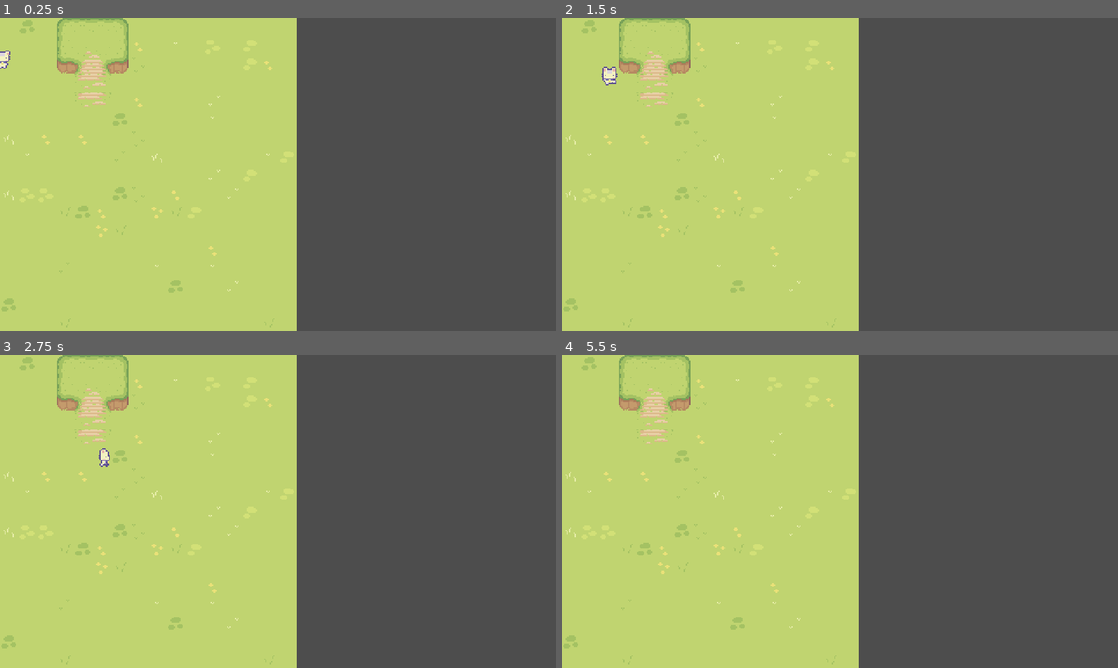
Above: before the commit, frames 1-4 (two rows, left to right).
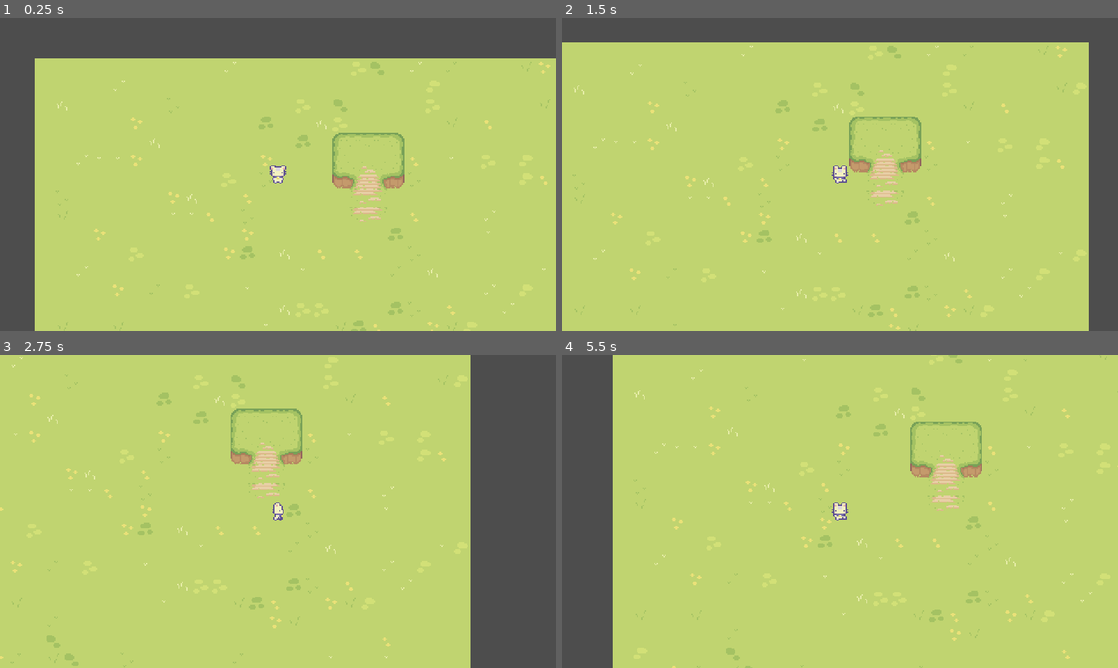
Above: after the commit, the same moments.

Repository: migauth/Bad-Farm
Game: Godot game, scene res://levels/game_level.tscn
Two runs of this game, one before a commit and one after it. Both use one fixed random seed, a clock stepped at 60 frames per second and the inputs below.
Inputs:
- Up to frame 1 (0.25 s): no input
- Up to frame 2 (1.5 s): hold D (right) 0.53-1.28 s; hold S (down) from 1.28 s (still down)
- Up to frame 3 (2.75 s): release S (down) at 2.03 s; hold D (right) from 2.03 s (still down)
- Up to frame 4 (5.5 s): release D (right) at 2.78 s; hold W (up) 2.78-3.53 s; hold A (left) 3.53-5.03 s; hold S (down) from 5.03 s (still down)

The runs differ from the first frame. In frame 1, 55% of the frame differs, in the area x 0-100%, y 0-100%; in frame 2, 45%; in frame 3, 35%; in frame 4, 58%.

Commit message:
add terain, camera and camera movement

Diff:
--- a/levels/game_level.tscn
+++ b/levels/game_level.tscn
@@ -443,6 +443,9 @@
 [node name="PlayerFarmer" parent="." instance=ExtResource("1_7uwe2")]
 position = Vector2(2, 36)
 
+[node name="RemoteTransform2D" type="RemoteTransform2D" parent="PlayerFarmer"]
+remote_path = NodePath("../../Camera2D")
+
 [node name="TileMap" type="TileMap" parent="."]
 tile_set = SubResource("TileSet_r6y1k")
 format = 2
@@ -452,3 +455,7 @@
 layer_1/name = "TopGround"
 layer_1/z_index = -5
 layer_1/tile_data = PackedInt32Array(3, 1, 0, 65539, 1, 1, 131075, 1, 2, 4, 65537, 0, 65540, 589825, 4, 131076, 589825, 5, 5, 65537, 0, 65541, 655361, 4, 131077, 655361, 5, 196612, 589825, 6, 262148, 589825, 6, 196613, 655361, 6, 262149, 655361, 6, 131078, 131073, 2, 65542, 131073, 1, 6, 131073, 0)
+metadata/_edit_lock_ = true
+
+[node name="Camera2D" type="Camera2D" parent="."]
+position = Vector2(2, 36)
